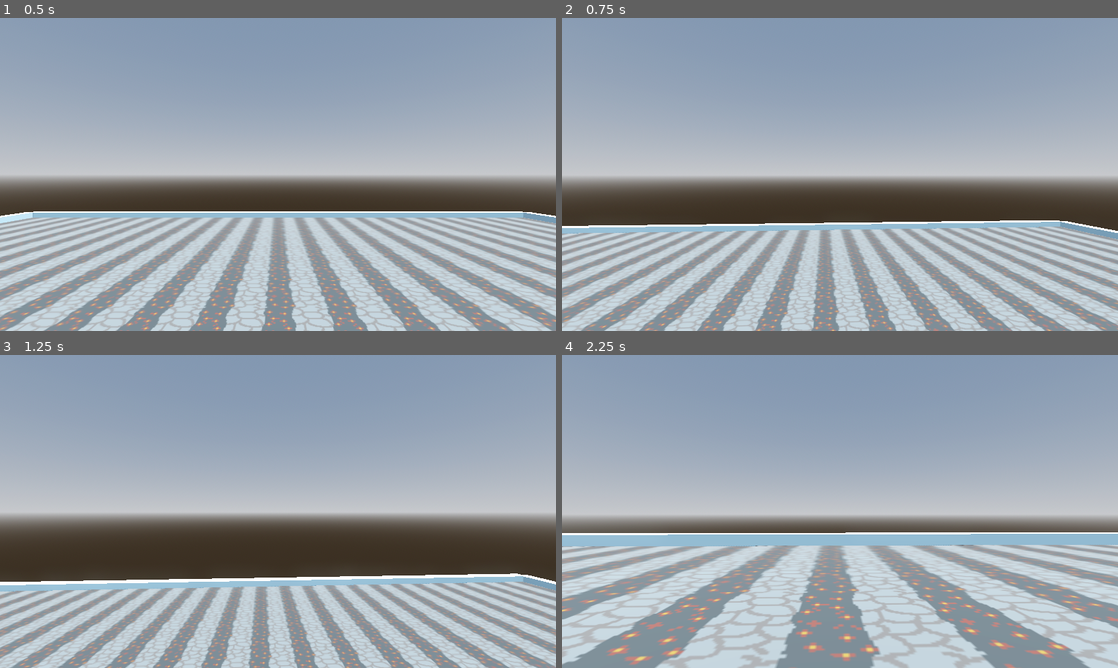
Above: before the commit, frames 1-4 (two rows, left to right).
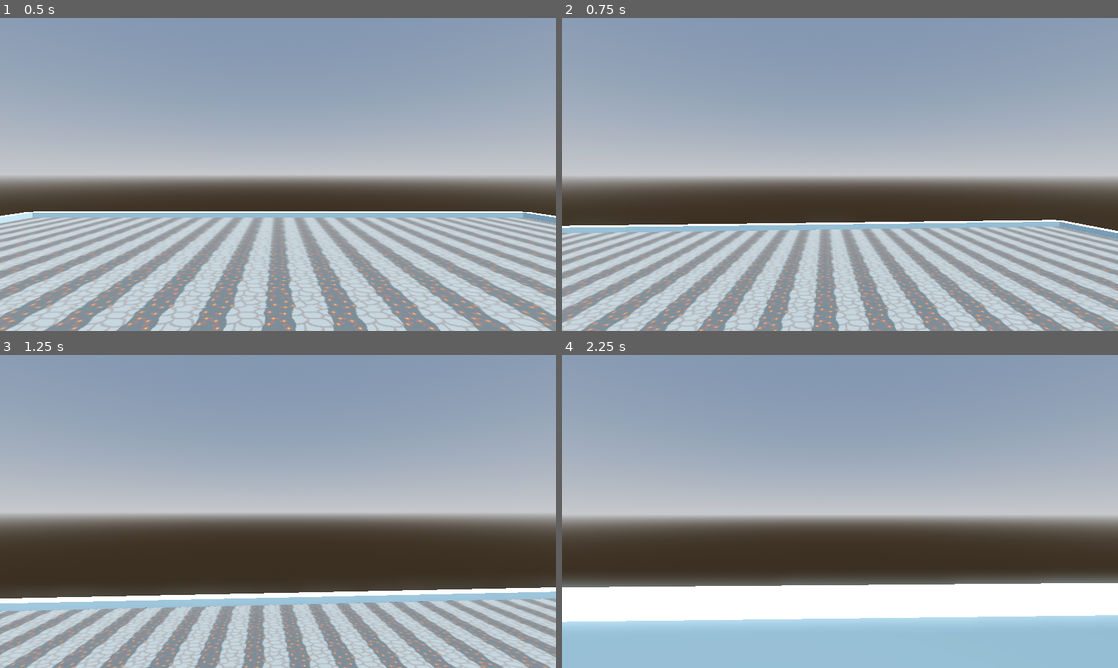
Above: after the commit, the same moments.

Repository: Tuturtut/InsererNomDuJeu
Game: Godot game, scene res://scenes/game.tscn
Same seed, same stepped clock (60 frames per second), same inputs: the game is played once before the commit and once after it.
Inputs (mouse positions are in pixels of both pictures, inside the frame that each line leads up to):
- Up to frame 1 (0.5 s): no input
- Up to frame 2 (0.75 s): tap Enter (ui_accept) at 0.5 s; move the mouse to (867, 174) at 0.52 s; hold Z (move_forward) from 0.53 s (still down); hold Ctrl (crouch) from 0.53 s (still down)
- Up to frame 3 (1.25 s): keep holding Z (move_forward); keep holding Ctrl (crouch); tap Enter (ui_accept) at 0.77 s; tap Shift (dash) at 0.8 s
- Up to frame 4 (2.25 s): keep holding Z (move_forward); move the mouse to (812, 511) at 1.27 s; release Ctrl (crouch) at 1.28 s; tap Shift (dash) at 1.35 s; tap Enter (ui_accept) at 1.52 s; tap Ctrl (crouch) at 1.55 s; move the mouse to (851, 505) at 2.02 s; hold Ctrl (crouch) from 2.03 s (still down)

Frame 1 is identical in both runs. In frame 2, 4.3% of the frame differs, in the area x 0-100%, y 64-100%; in frame 3, 17%; in frame 4, 43%, in the area x 0-100%, y 56-100%.

Commit message:
Ajout d'un dash

Diff:
--- a/Game/scenes/player.tscn
+++ b/Game/scenes/player.tscn
@@ -27,3 +27,12 @@
 
 [node name="RayCast3D" type="RayCast3D" parent="."]
 target_position = Vector3(0, 2, 0)
+
+[node name="dash_timer" type="Timer" parent="."]
+wait_time = 0.25
+
+[node name="dash_again_timer" type="Timer" parent="."]
+wait_time = 0.5
+
+[connection signal="timeout" from="dash_timer" to="." method="_on_dash_timer_timeout"]
+[connection signal="timeout" from="dash_again_timer" to="." method="_on_dash_again_timer_timeout"]
--- a/Game/scripts/player.gd
+++ b/Game/scripts/player.gd
@@ -5,19 +5,23 @@
 @onready var standing_collision_shape = $Standing_collision_shape
 @onready var crouching_collision_shape = $Crouching_collision_shape
 @onready var ray_cast_3d = $RayCast3D
+@onready var dash_timer = $dash_timer
+@onready var dash_again_timer = $dash_again_timer
 
 # Variables
 # Movement Speed variables
-const walking_speed := 10
-const dash_speed := 40
-const crouch_speed:= 7
-var current_speed := walking_speed
+const WALFING_SPEED := 10
+const DASH_SPEED := 40
+const CROUCH_SPEED:= 7
+var current_speed := WALFING_SPEED
 
 # Movement variables
 var jump_velocity := 8
-const lerp_speed := 15
-const air_lerp_speed := 3
-var current_lerp_speed := lerp_speed
+const LERP_SPEED := 15
+const AIR_LERP_SPEED := 2
+var current_lerp_speed := LERP_SPEED
+var dashing := false
+var can_dash = true
 
 # Informative variable
 const head_y_position := 1.8
@@ -47,30 +51,32 @@
 
 	# Crouch
 	if Input.is_action_pressed("crouch"):
-		current_speed = crouch_speed
+		current_speed = CROUCH_SPEED
 
 		standing_collision_shape.disabled = true
 		crouching_collision_shape.disabled = false
 
-		head.position.y = lerp(head.position.y, head_y_position + crouching_depth, delta * lerp_speed * 2)
+		head.position.y = lerp(head.position.y, head_y_position + crouching_depth, delta * LERP_SPEED * 2)
 	elif !ray_cast_3d.is_colliding():
 		standing_collision_shape.disabled = false
 		crouching_collision_shape.disabled = true
 
-		head.position.y = lerp(head.position.y, head_y_position, delta * lerp_speed)
+		head.position.y = lerp(head.position.y, head_y_position, delta * LERP_SPEED)
 
-		# Dash
-		if Input.is_action_pressed("dash"):
-			current_speed = dash_speed
-		else:
-			current_speed = walking_speed
+		current_speed = WALFING_SPEED
+	if Input.is_action_just_pressed("dash") and can_dash:
+		dashing = true
+		can_dash = false
+		dash_timer.start()
+		dash_again_timer.start()
+
 
 	# Add the gravity.
 	if not is_on_floor():
 		velocity.y -= gravity * delta
-		current_lerp_speed = air_lerp_speed
+		current_lerp_speed = AIR_LERP_SPEED
 	else:
-		current_lerp_speed = lerp_speed
+		current_lerp_speed = LERP_SPEED
 
 	# Handle jump.
 	if Input.is_action_just_pressed("ui_accept") and is_on_floor():
@@ -81,10 +87,22 @@
 	var input_dir = Input.get_vector("move_left", "move_right", "move_forward", "move_back")
 	direction = lerp(direction, (transform.basis * Vector3(input_dir.x, 0, input_dir.y)).normalized(), delta * current_lerp_speed)
 	if direction:
-		velocity.x = direction.x * current_speed
-		velocity.z = direction.z * current_speed
+		if dashing:
+			velocity.x = direction.x * DASH_SPEED
+			velocity.z = direction.z * DASH_SPEED
+		else:
+			velocity.x = direction.x * current_speed
+			velocity.z = direction.z * current_speed
 	else:
 		velocity.x = move_toward(velocity.x, 0, current_speed)
 		velocity.z = move_toward(velocity.z, 0, current_speed)
 
 	move_and_slide()
+
+
+func _on_dash_timer_timeout():
+	dashing = false
+
+
+func _on_dash_again_timer_timeout():
+	can_dash = true
